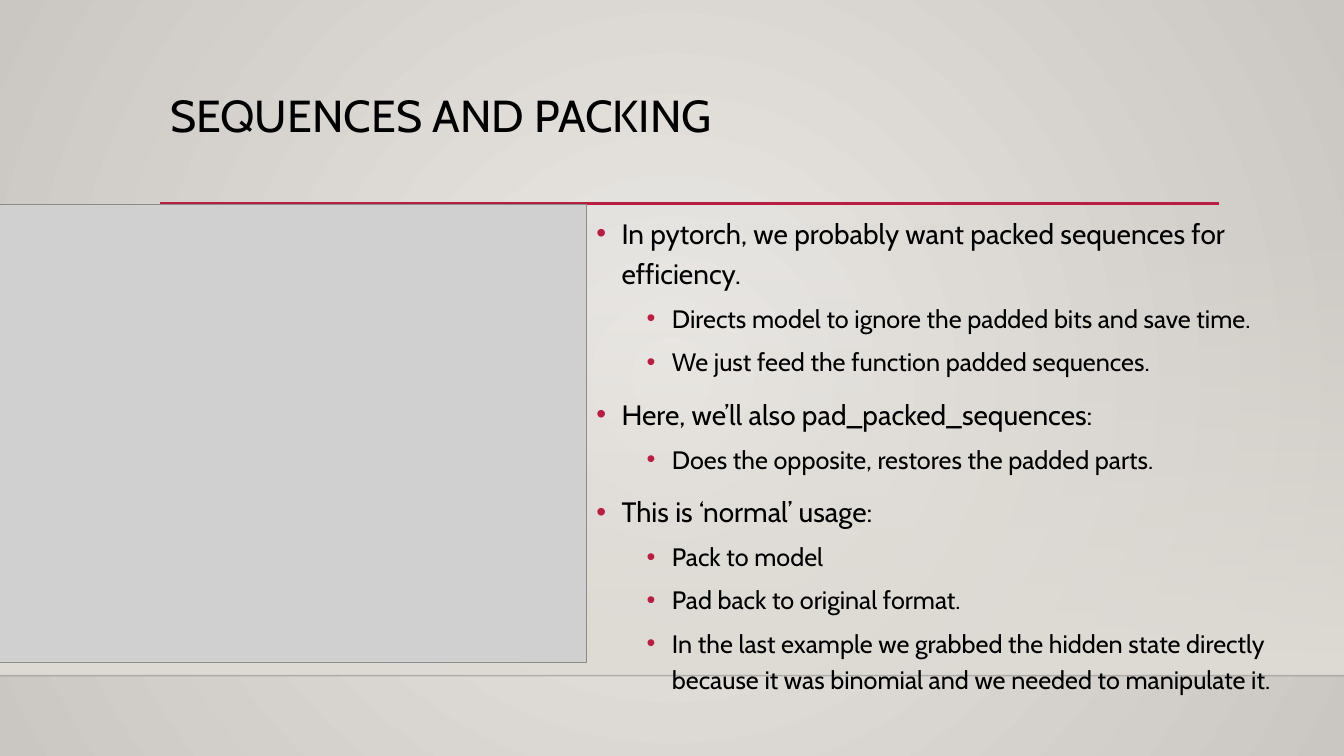
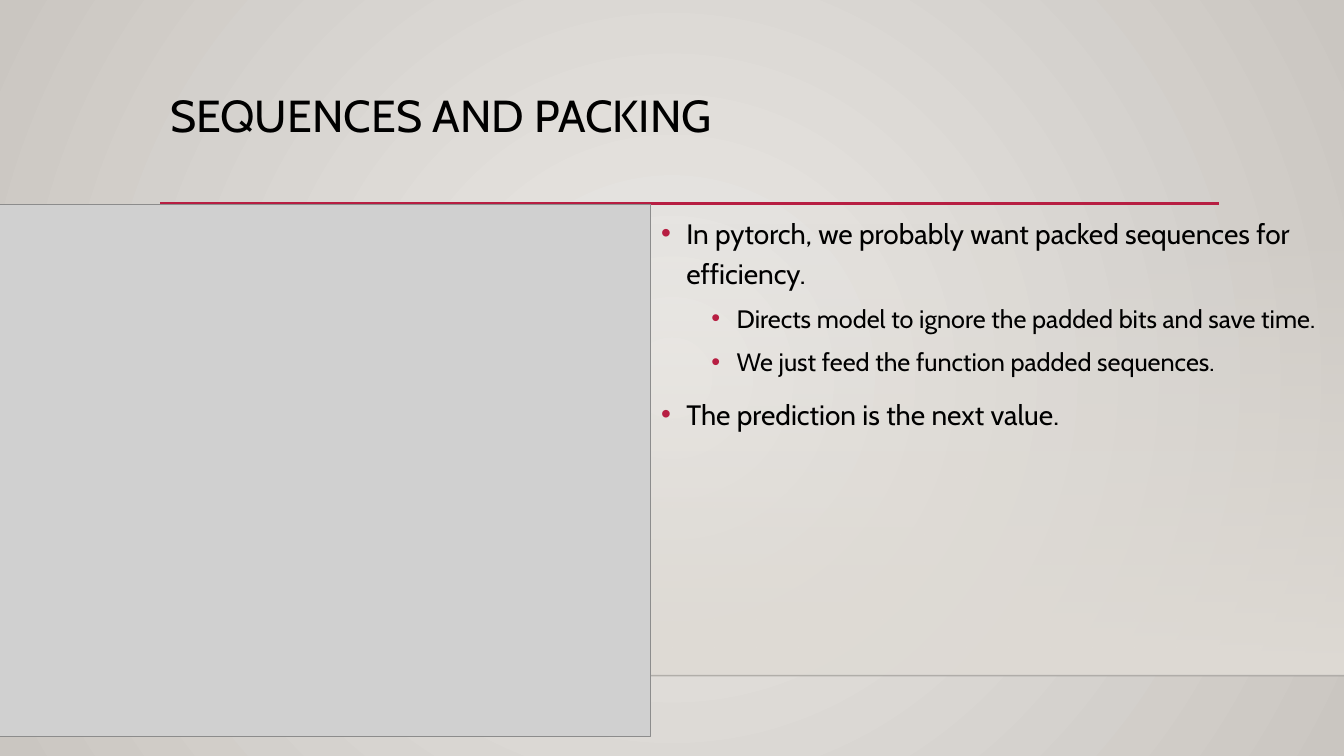
Before and after one commit to AkeemSemperDataScience/Intro_to_Machine_Learning_Students, a slide deck: slide 19 of reference_content/Slides/text_gen_lstm.pptx. Drawn at 1344x756 pixels with LibreOffice and Linux fonts; fonts in the diff are those of the drawing; grey boxes stand for pictures; background and template pictures are left out. Boxes give left, top, right and bottom in pixels: in the first picture for what was removed or moved away, otherwise in the second. Text is boxed around its words. In the diff, an @@ line names an element or a change of style, - is before the commit and + after.

```diff
--- a/reference_content/Slides/text_gen_lstm.pptx
+++ b/reference_content/Slides/text_gen_lstm.pptx
@@ picture: place and size @@
-picture at [0, 205, 587, 663]
+picture at [0, 205, 651, 737]
@@ text "In pytorch, we probably want ...": place and size @@
-text "In pytorch, we probably want ..." at [622, 223, 1270, 695]
+text "In pytorch, we probably want ..." at [686, 223, 1315, 431]
@@ text at [686, 404, 1060, 431]: text changed; size 18 to 20 pt @@
-• Here, we’ll also pad_packed_sequences:
-  • Does the opposite, restores the padded parts.
-• This is ‘normal’ usage:
-  • Pack to model
-  • Pad back to original format.
-  • In the last example we grabbed the hidden state directly because it was binomial and we needed to manipulate it.
+• The prediction is the next value.
```
Also in this commit, not shown: 4 other slides changed, 1 other file.
